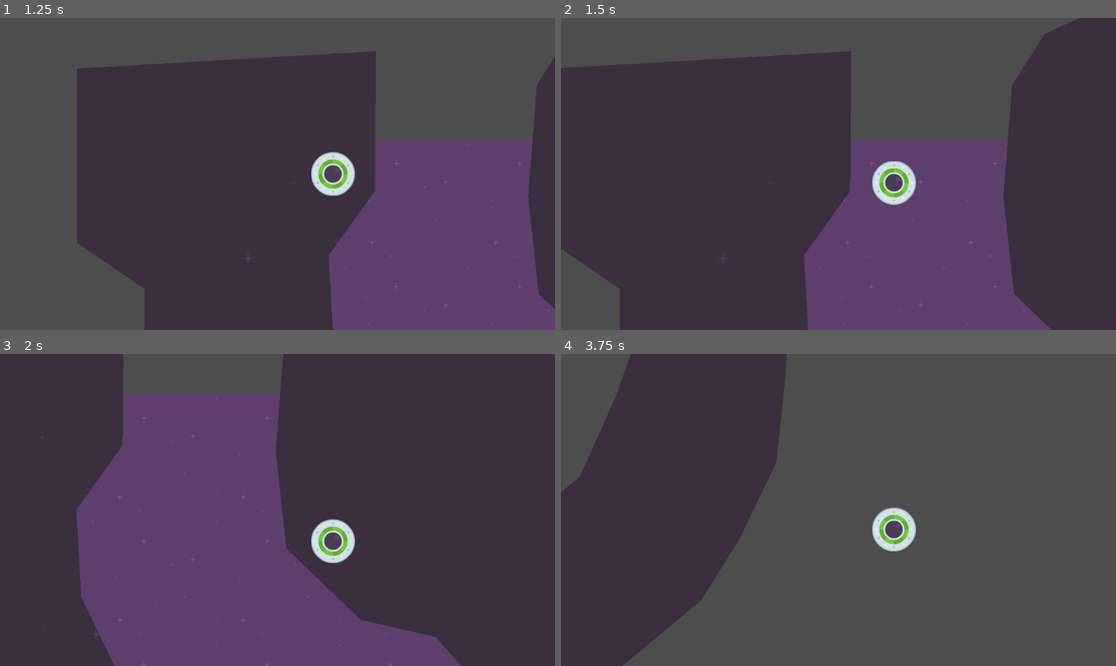
Above: before the commit, frames 1-4 (two rows, left to right).
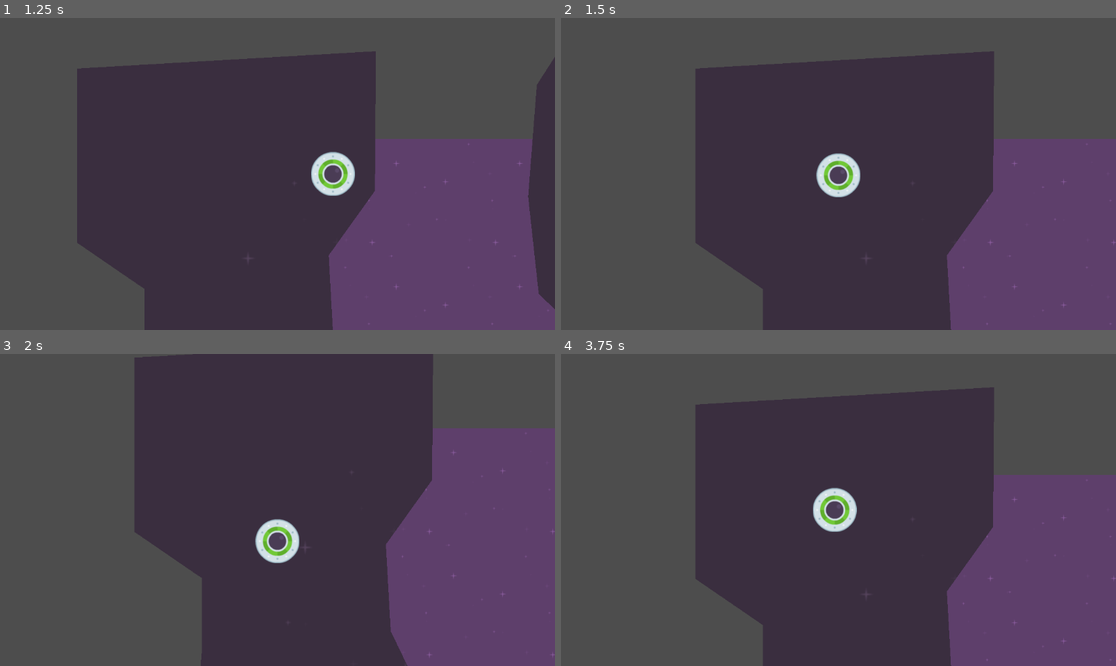
Above: after the commit, the same moments.

Repository: largozor/speedy-saucer
Game: Godot game, scene res://level_1.tscn
Two runs of this game, one before a commit and one after it. Both use one fixed random seed, a clock stepped at 60 frames per second and the inputs below.
Inputs:
- Up to frame 1 (1.25 s): tap Enter at 0.5 s; hold Right (move_right) from 0.53 s (still down)
- Up to frame 2 (1.5 s): release Right (move_right) at 1.28 s; hold S (move_down) from 1.28 s (still down)
- Up to frame 3 (2 s): keep holding S (move_down)
- Up to frame 4 (3.75 s): release S (move_down) at 2.03 s; hold Right (move_right) 2.03-2.78 s; hold W (move_up) 2.78-3.53 s; hold Left (move_left) from 3.53 s (still down)

Frame 1 is identical in both runs. In frame 2, 63% of the frame differs, in the area x 0-100%, y 0-100%; in frame 3, 81%; in frame 4, 73%.

Commit message:
SS-2.22-added-collisions-and-signal
Added a signal to implement collisions with the maze

Diff:
--- a/level_1.gd
+++ b/level_1.gd
@@ -4,3 +4,8 @@
 # Called when the node enters the scene tree for the first time.
 func _ready() -> void:
 	print("Hello, world!")
+
+
+func _on_maze_body_exited(body: Node2D) -> void:
+	print("Body Out")
+	get_tree().reload_current_scene()
--- a/level_1.tscn
+++ b/level_1.tscn
@@ -21,3 +21,6 @@
 [node name="Maze" parent="." instance=ExtResource("4_ihfcg")]
 position = Vector2(73, 70)
 scale = Vector2(2, 2)
+
+[connection signal="body_entered" from="Maze" to="." method="_on_maze_body_entered"]
+[connection signal="body_exited" from="Maze" to="." method="_on_maze_body_exited"]
--- a/player.tscn
+++ b/player.tscn
@@ -4,7 +4,7 @@
 [ext_resource type="Script" uid="uid://blrka5cn1dpbp" path="res://player.gd" id="1_onrkg"]
 
 [sub_resource type="CircleShape2D" id="CircleShape2D_4flbx"]
-radius = 45.2
+radius = 15.033297
 
 [node name="Player" type="RigidBody2D"]
 position = Vector2(557, 266)
